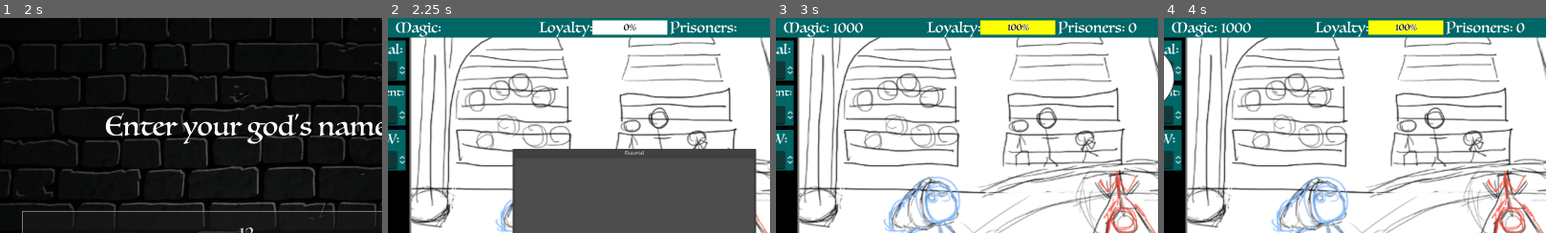
Above: before the commit, frames 1-4 (left to right).
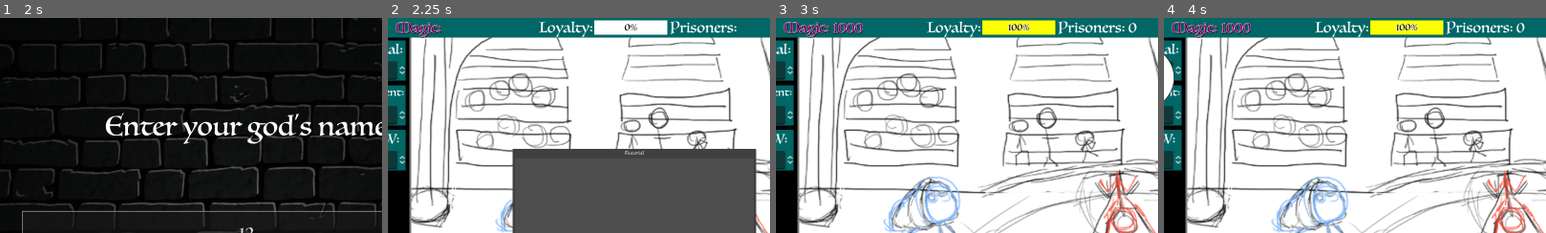
Above: after the commit, the same moments.

Repository: ShroomySquid/Ludum_Dare
Game: Godot game, scene res://root_menu_node.tscn
Two runs of this game, one before a commit and one after it. Both use one fixed random seed, a clock stepped at 60 frames per second and the inputs below.
Inputs (mouse positions are % of the whole screen's width and height, from its top left):
- Up to frame 1 (2 s): click "Start Game" at 0.5 s; click (50, 50) at 1.27 s; type "12" at 1.35 s
- Up to frame 2 (2.25 s): tap Enter at 2 s
- Up to frame 3 (3 s): click (50, 63) at 2.75 s
- Up to frame 4 (4 s): tap Space at 3.5 s
The pictures show only the part of the screen within x 18-68%, y 0-50%; the shares and areas given below are measured in that part.

Frame 1 is identical in both runs. In frame 2, 0.6% of the frame differs, in the area x 2-66%, y 0-10%; in frame 3, 1.0%, in the area x 2-67%, y 0-10%; in frame 4, 1.0%.

Commit message:
better text for magic

Diff:
--- a/ui_prototype/ui.tscn
+++ b/ui_prototype/ui.tscn
@@ -1,10 +1,17 @@
-[gd_scene load_steps=7 format=3 uid="uid://dqh3trwm4smod"]
+[gd_scene load_steps=8 format=3 uid="uid://dqh3trwm4smod"]
 
 [ext_resource type="Script" path="res://Control.gd" id="1_vbxgf"]
 [ext_resource type="FontFile" uid="uid://c84yhbqspx8e3" path="res://font/Luminari-Regular.ttf" id="2_a410q"]
 
 [sub_resource type="LabelSettings" id="LabelSettings_l3ewh"]
 font_size = 48
+
+[sub_resource type="LabelSettings" id="LabelSettings_335fy"]
+font_size = 48
+font_color = Color(0.423529, 0, 0.423529, 1)
+outline_size = 5
+shadow_size = 10
+shadow_color = Color(0, 0, 0, 1)
 
 [sub_resource type="StyleBoxFlat" id="StyleBoxFlat_rtqf8"]
 bg_color = Color(1, 1, 1, 1)
@@ -45,7 +52,7 @@
 offset_bottom = 67.0
 theme_override_fonts/font = ExtResource("2_a410q")
 text = "Magic:"
-label_settings = SubResource("LabelSettings_l3ewh")
+label_settings = SubResource("LabelSettings_335fy")
 
 [node name="loyalty_label" type="Label" parent="."]
 clip_contents = true
@@ -59,7 +66,7 @@
 
 [node name="loyalty_bar" type="ProgressBar" parent="."]
 layout_mode = 0
-offset_left = 1140.0
+offset_left = 1145.0
 offset_top = 8.0
 offset_right = 1390.0
 offset_bottom = 56.0
